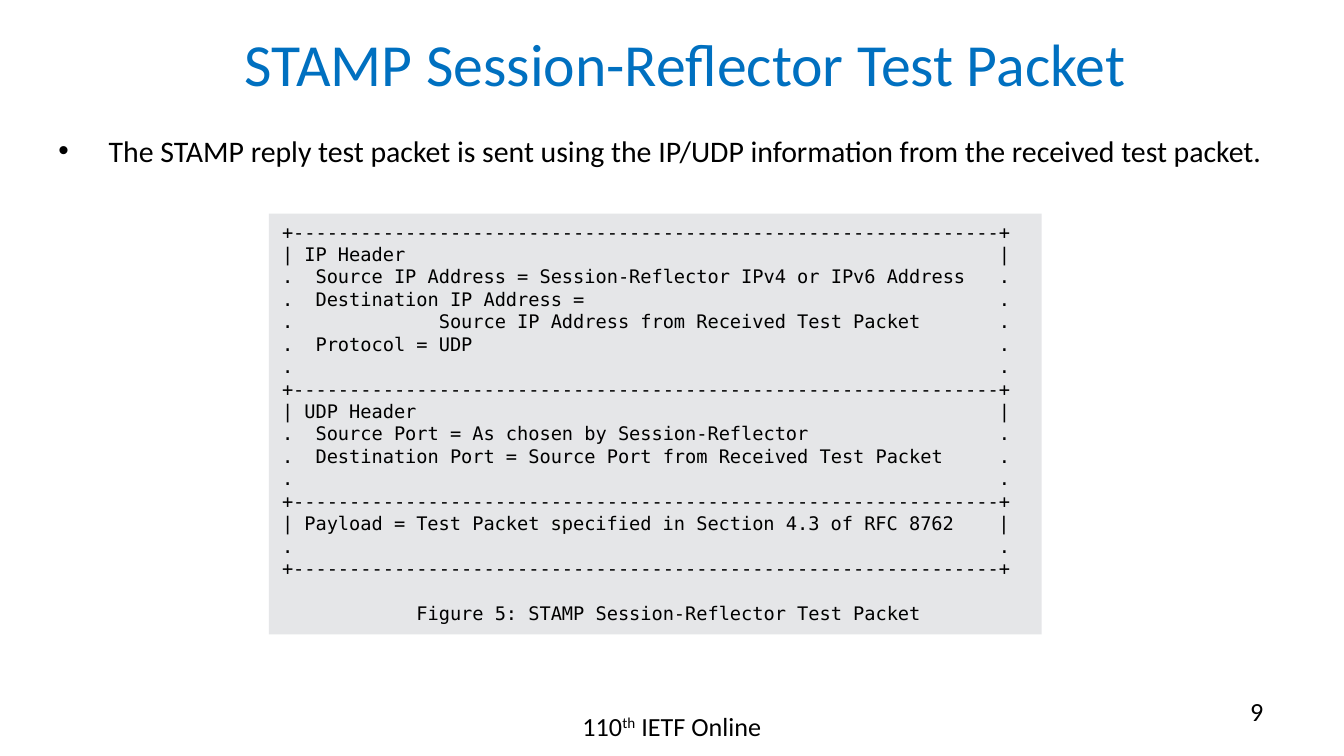
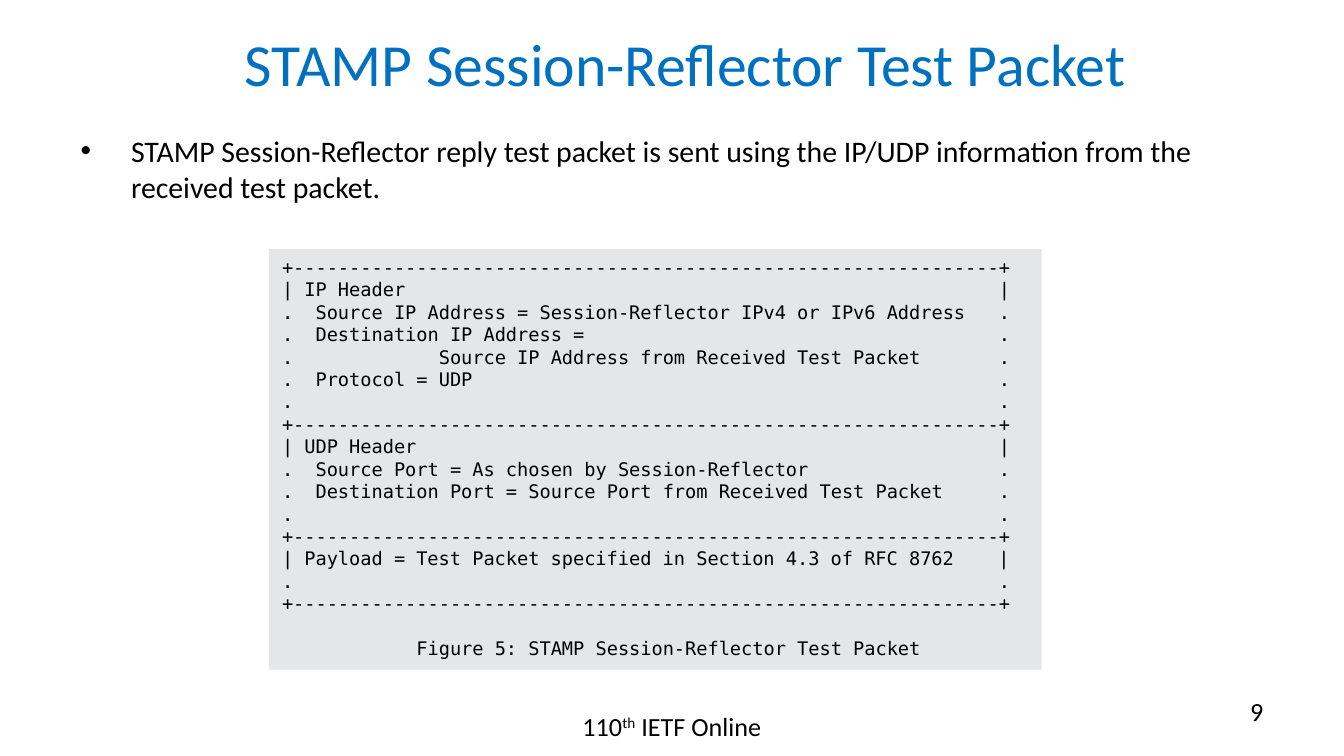
Before and after one commit to rakgandhi/ietf-slides, a slide deck: slide 9 of draft-gandhi-spring-stamp-srpm-05.pptx. Drawn at 1344x756 pixels with LibreOffice and Linux fonts; fonts in the diff are those of the drawing. Boxes give left, top, right and bottom in pixels: in the first picture for what was removed or moved away, otherwise in the second. Text is boxed around its words. In the diff, an @@ line names an element or a change of style, - is before the commit and + after.

```diff
--- a/draft-gandhi-spring-stamp-srpm-05.pptx
+++ b/draft-gandhi-spring-stamp-srpm-05.pptx
@@ text at <box>131,141,1190,203</box>: text changed @@
-• The STAMP reply test packet is sent using the IP/UDP information from the received test packet.
+• STAMP Session-Reflector reply test packet is sent using the IP/UDP information from the received test packet.
@@ rectangle "+----------------------------------------------------------- ...": place and size @@
-rectangle "+----------------------------------------------------------- ..." at <box>269,214,1042,634</box>
+rectangle "+----------------------------------------------------------- ..." at <box>269,249,1042,669</box>
```
Also in this commit, not shown: 3 other slides changed, 3 other files.
